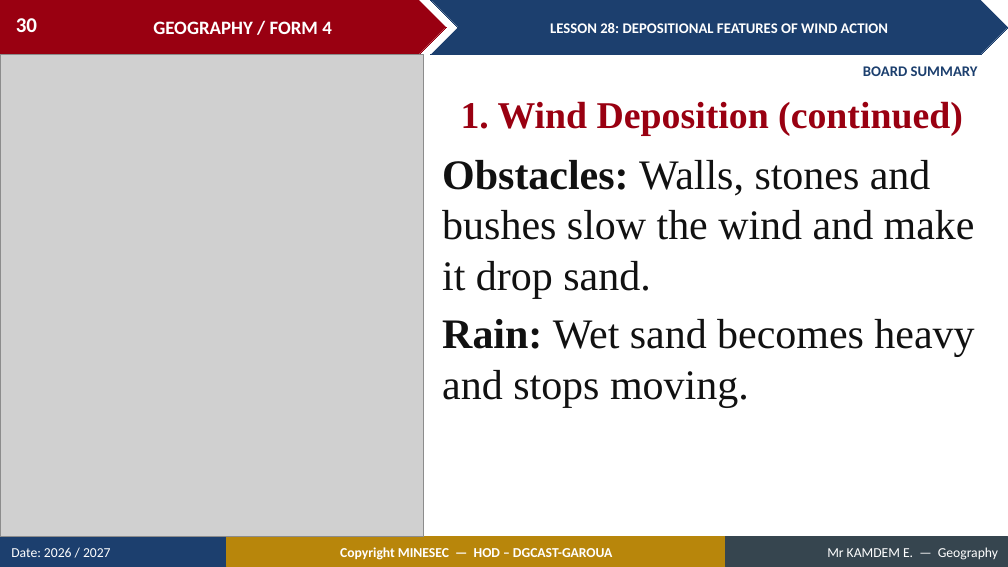
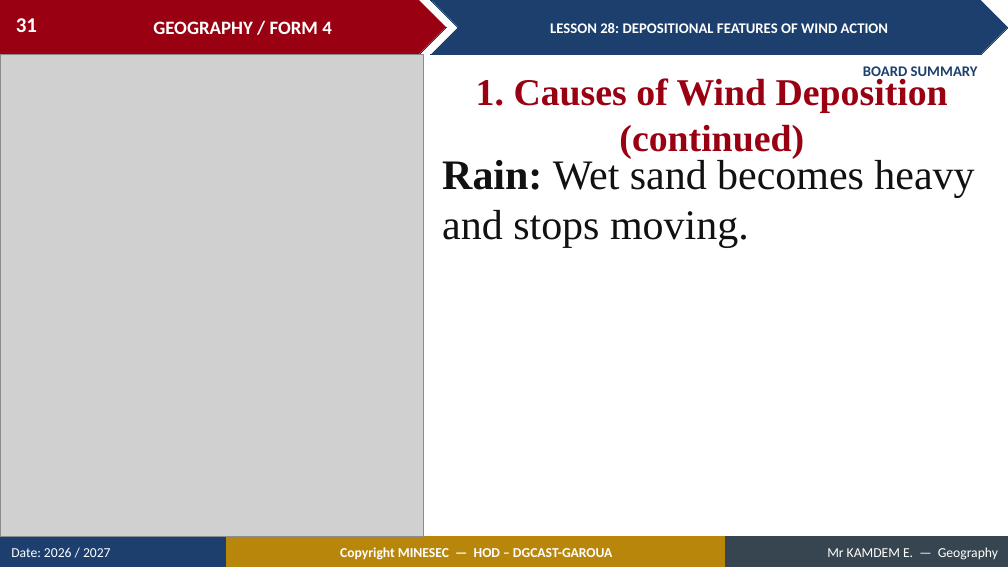
Before and after one commit to Berthautk/linea-github, a slide deck: slide 31 of lecons/F3/32_FORM4_LESSON28_Depositional_Features_Wind.pptx (slide 30 before the commit). Drawn at 1008x567 pixels with LibreOffice and Linux fonts; fonts in the diff are those of the drawing; grey boxes stand for pictures. Boxes give left, top, right and bottom in pixels: in the first picture for what was removed or moved away, otherwise in the second. Text is boxed around its words. In the diff, an @@ line names an element or a change of style, - is before the commit and + after.

```diff
--- a/lecons/F3/32_FORM4_LESSON28_Depositional_Features_Wind.pptx
+++ b/lecons/F3/32_FORM4_LESSON28_Depositional_Features_Wind.pptx
@@ page number at (16, 18, 37, 32): text changed @@
-30
+31
@@ text at (476, 78, 948, 158): text changed @@
-1. Wind Deposition (continued)
+1. Causes of Wind Deposition (continued)
@@ text at (442, 160, 975, 298): paragraph removed @@
-Obstacles: Walls, stones and bushes slow the wind and make it drop sand.
```
Also in this commit, not shown: 2 other slides changed, 1 slide added, 2 other files.
